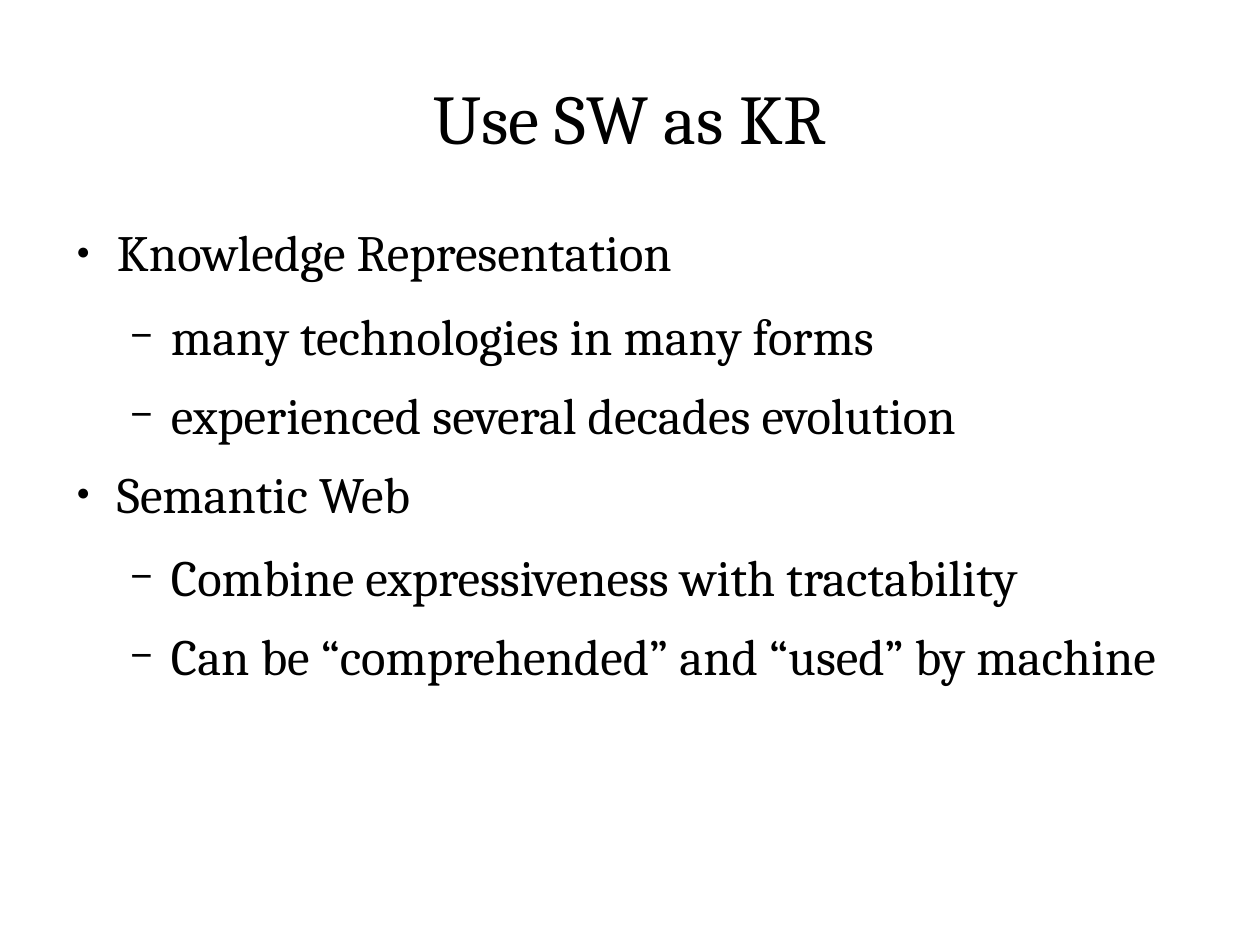
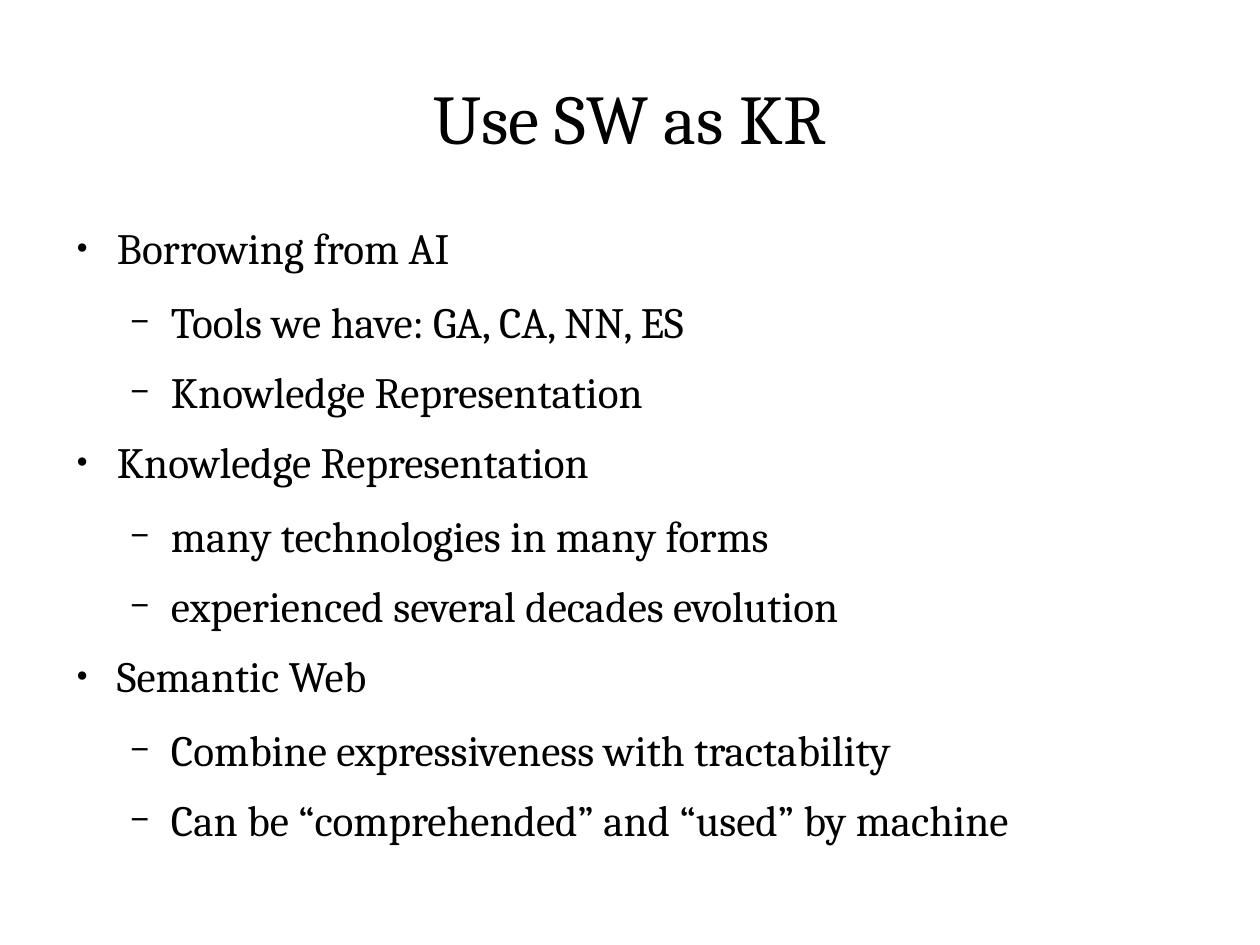
Before and after one commit to ShiZhan/fs-crawler, a slide deck: slide 5 of doc/oam.odp. Drawn at 1260x945 pixels with LibreOffice and Linux fonts; fonts in the diff are those of the drawing. Boxes give left, top, right and bottom in pixels: in the first picture for what was removed or moved away, otherwise in the second. Text is boxed around its words. In the diff, an @@ line names an element or a change of style, - is before the commit and + after.

```diff
--- a/doc/oam.odp
+++ b/doc/oam.odp
@@ text at (117, 233, 684, 418): paragraphs added @@
+● Borrowing from AI
+  − Tools we have: GA, CA, NN, ES
+  − Knowledge Representation
@@ text at (117, 448, 1009, 846): size 32 to 27.2 pt in "Knowledge Representation", "many technologies in many forms", "experienced several decades evolution", "Semantic Web" and 2 more places @@
```
Also in this commit, not shown: 6 other slides changed, 2 slides added, 1 slide removed.
